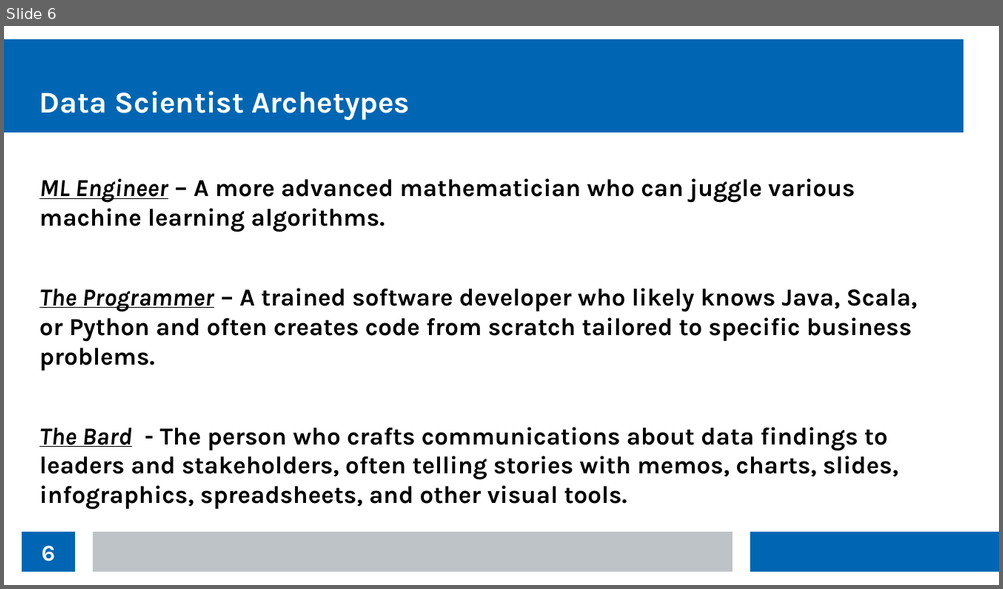
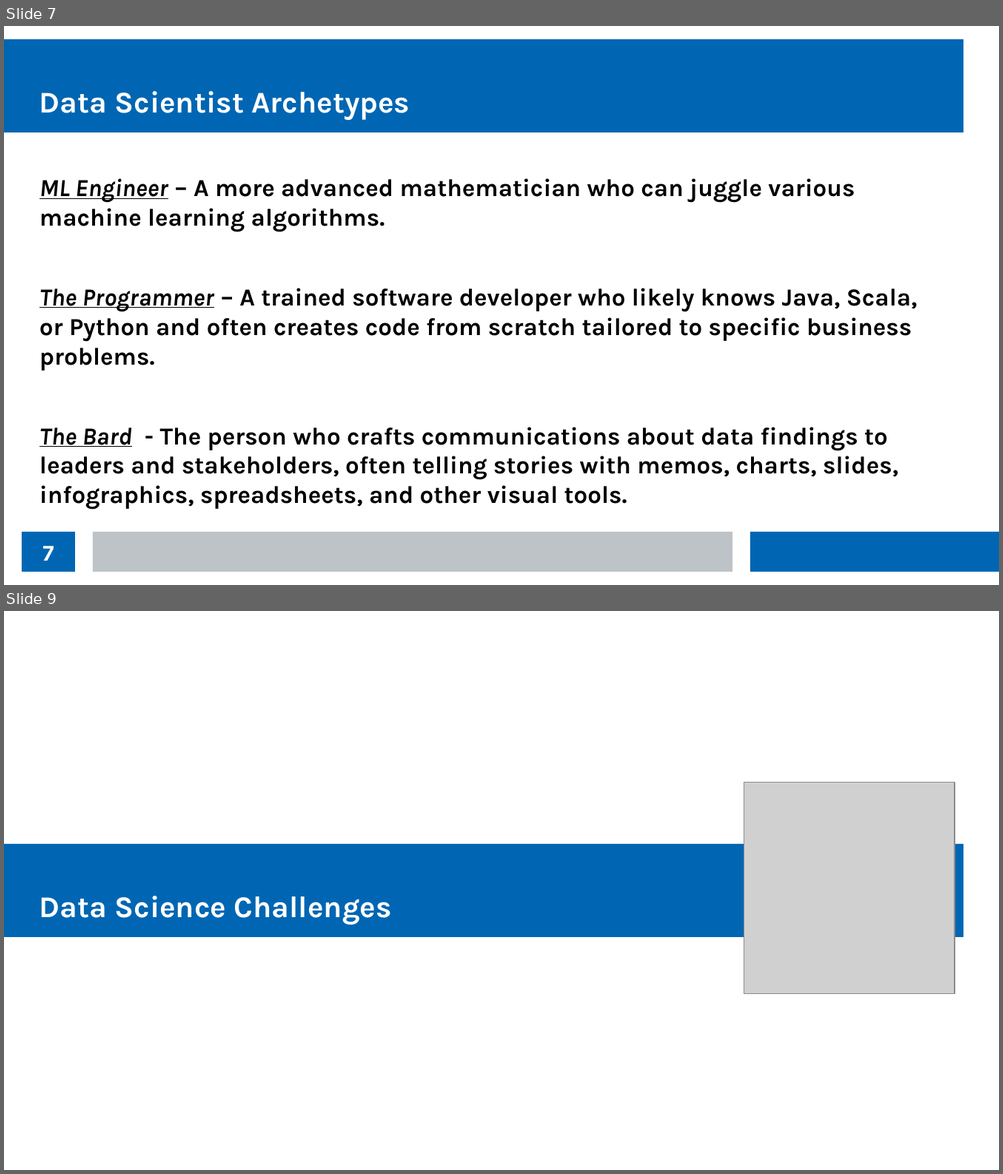
Before and after one commit to thomasnield/kotlin_data_science_talk_ChicagoJUG, a slide deck: kotlin_data_science_talk_chijug_slides.odp. Shown one above the other, each under a label of ours: slide 6 before the commit, slides 7 and 9 after it; the slides between them are not shown. The pictures are 1003x589 and 1003x1174 pixels, drawn with LibreOffice and Linux fonts; fonts in the diff are those of the drawing; grey boxes stand for pictures. Boxes give left, top, right and bottom in pixels: in the first picture for what was removed or moved away, otherwise in the second. Text is boxed around its words. In the diff, an @@ line names an element or a change of style, - is before the commit and + after.

```diff
--- a/kotlin_data_science_talk_chijug_slides.odp
+++ b/kotlin_data_science_talk_chijug_slides.odp
@@ slide 9 added at box(4, 611, 999, 1170), background #FFFFFF @@
@@ picture added at box(744, 783, 954, 994) @@
@@ rectangle added at box(4, 844, 963, 937), fill #0066B3 @@
@@ title added at box(40, 896, 392, 925), 24 pt, text #FFFFFF, bold @@
+Data Science Challenges
@@ what was slide 6 is now slide 7 @@
@@ page number at box(42, 546, 54, 561): text changed @@
-6
+7
```
Also in this commit, not shown: 9 other slides added.
